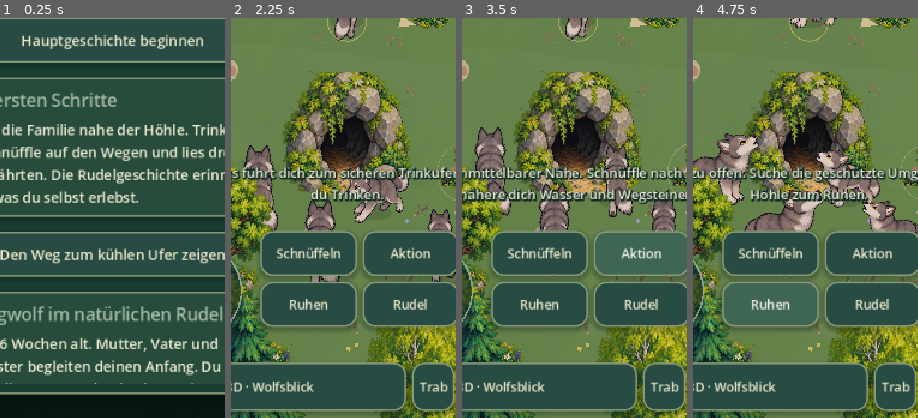
Above: before the commit, frames 1-4 (left to right).
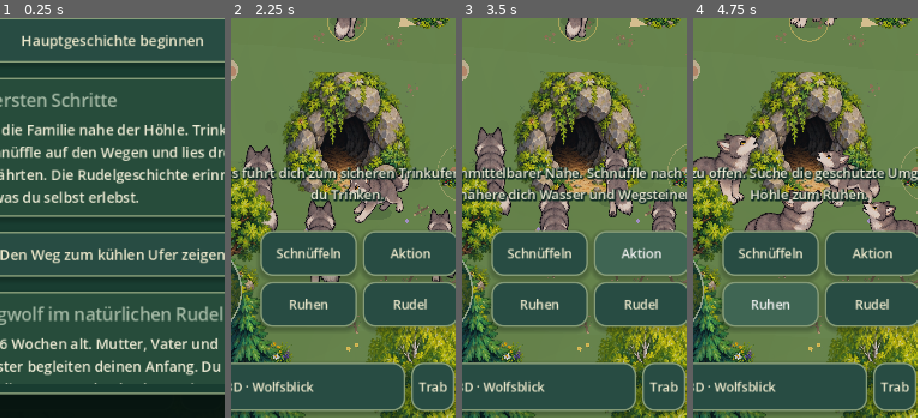
Above: after the commit, the same moments.

Repository: chekento/wolf
Game: Godot game, scene res://main.tscn
Two runs of this game, one before a commit and one after it. Both use one fixed random seed, a clock stepped at 60 frames per second and the inputs below.
Inputs:
- Up to frame 1 (0.25 s): no input
- Up to frame 2 (2.25 s): click "⌄" at 0.5 s; click "☰" at 1.25 s; click "Schnüffeln" at 2 s
- Up to frame 3 (3.5 s): click "Aktion" at 2.75 s
- Up to frame 4 (4.75 s): click "Heulen" at 3.5 s; click "Ruhen" at 4.25 s
The pictures show only the part of the screen within x 24-74%, y 49-99%; the shares and areas given below are measured in that part.

The runs differ from the first frame. In frame 2, 0.4% of the frame differs, in the area x 73-97%, y 86-98%; in frame 3, 0.4%; in frame 4, 0.4%.

Commit message:
Fix 35px bottom controls: minimum 52px tap width for Trab, Leise and Karte

Diff:
--- a/scripts/main.gd
+++ b/scripts/main.gd
@@ -405,6 +405,10 @@
 	var atlas_button := button("Karte",show_map)
 	bottom.add_child(atlas_button)
 	hud_bottom_controls=[mode_button,sprint_button,sneak_button,atlas_button]
+	# Do not let the short labels turn the three right-hand navigation
+	# controls into 35px slivers on a narrow phone.
+	for control in [sprint_button,sneak_button,atlas_button]:
+		control.custom_minimum_size.x=52
 	set_hud_compact(state.compact_hud,false)
 
 func set_hud_compact(compact: bool,persist: bool=true) -> void:
